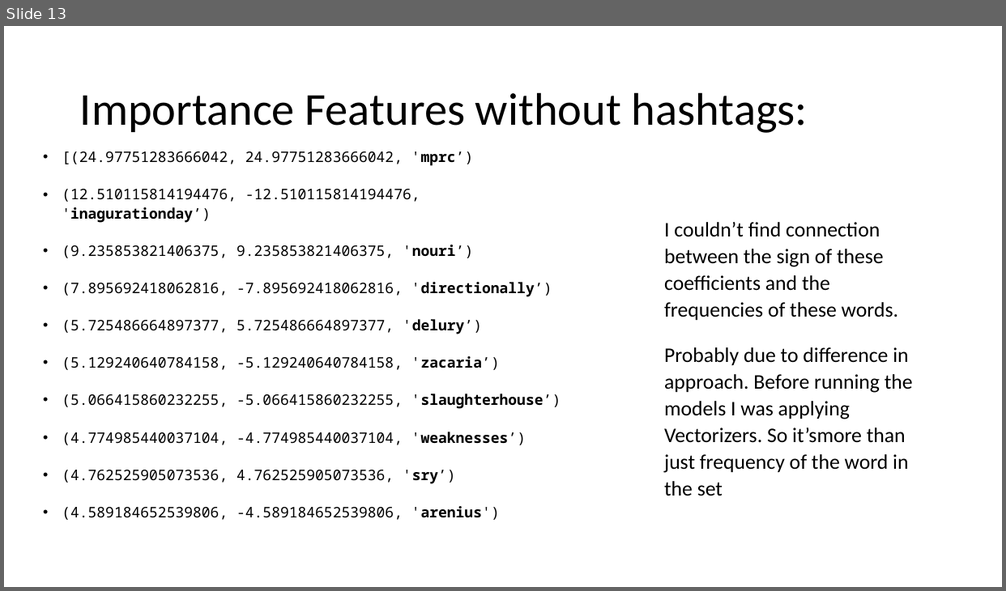
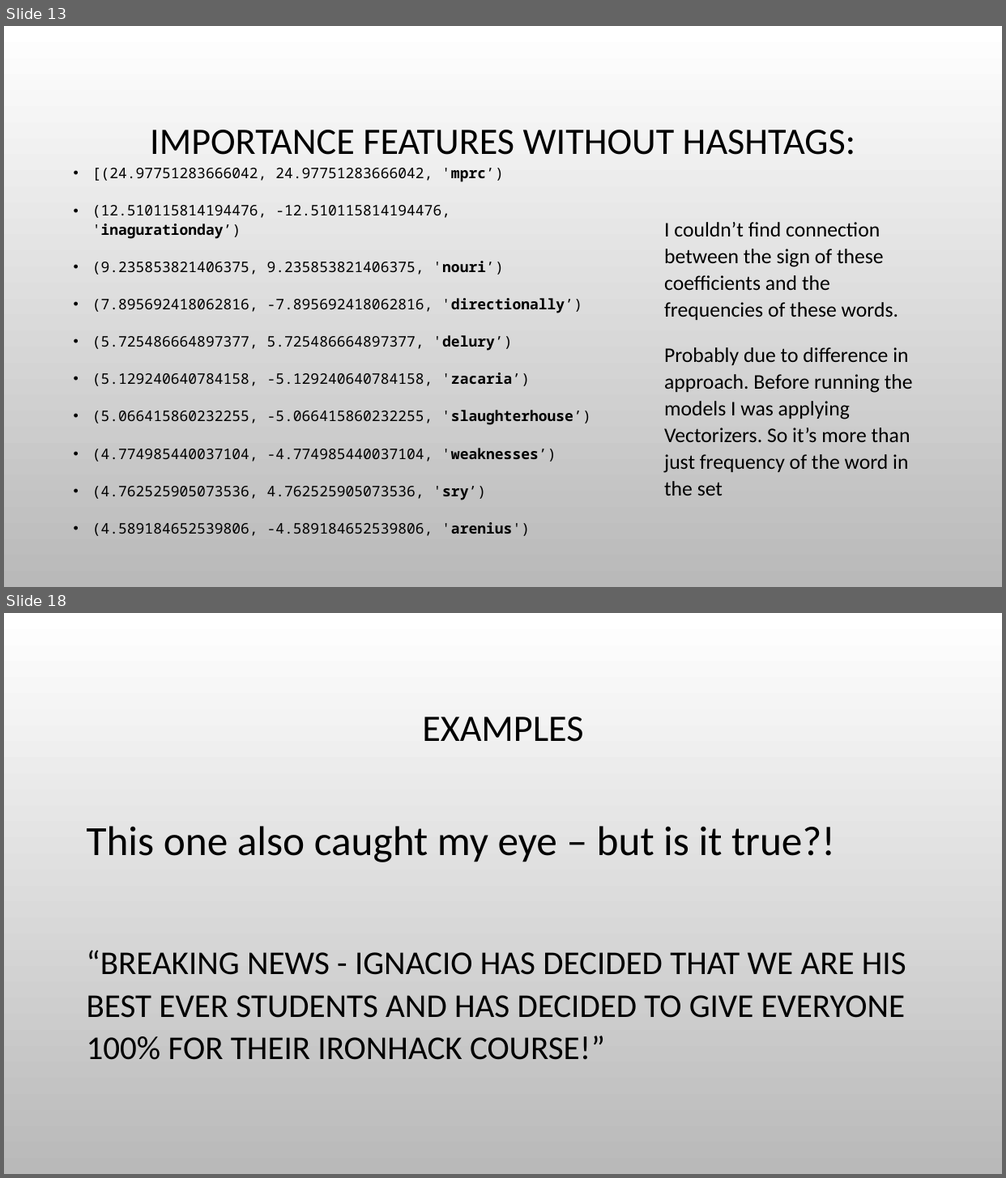
Before and after one commit to tanyaz80/final_bootcamp_project, a slide deck: Presentation/fake_news_detector_dec_2022.pptx. Shown one above the other, each under a label of ours: slide 13 before the commit, slides 13 and 18 after it; the slides between them are not shown. The pictures are 1006x591 and 1006x1178 pixels, drawn with LibreOffice and Linux fonts; fonts in the diff are those of the drawing; background and template pictures are left out. Boxes give left, top, right and bottom in pixels: in the first picture for what was removed or moved away, otherwise in the second. Text is boxed around its words. In the diff, an @@ line names an element or a change of style, - is before the commit and + after.

```diff
--- a/Presentation/fake_news_detector_dec_2022.pptx
+++ b/Presentation/fake_news_detector_dec_2022.pptx
@@ slide 18 added at box(4, 613, 1002, 1174), background picture (left out) @@
@@ title added at box(422, 717, 583, 742), 36 pt, text #000000 @@
+EXAMPLES
@@ text added at box(87, 826, 906, 1060), 32 pt, text #000000 @@
+This one also caught my eye – but is it true?!
+“BREAKING NEWS - IGNACIO HAS DECIDED THAT WE ARE HIS BEST EVER STUDENTS AND HAS DECIDED TO GIVE EVERYONE 100% FOR THEIR IRONHACK COURSE!”
@@ slide 13 changed as well @@
@@ background #FFFFFF to picture (left out) @@
@@ title at box(150, 130, 855, 155): text changed; size 44 to 36 pt @@
-Importance Features without hashtags:
+IMPORTANCE FEATURES WITHOUT HASHTAGS:
@@ text "[(24.97751283666042, 24.97751283666042, 'mprc’)": place and size @@
-text "[(24.97751283666042, 24.97751283666042, 'mprc’)" at box(62, 152, 561, 520)
+text "[(24.97751283666042, 24.97751283666042, 'mprc’)" at box(92, 168, 591, 536)
@@ text at box(664, 348, 913, 496): spaces changed @@
-Probably due to difference in approach. Before running the models I was applying Vectorizers. So it’smore than just frequency of the word in the set
+Probably due to difference in approach. Before running the models I was applying Vectorizers. So it’s more than just frequency of the word in the set
```
Also in this commit, not shown: 12 other slides changed, 6 other slides added, 1 slide removed, 4 other files.
